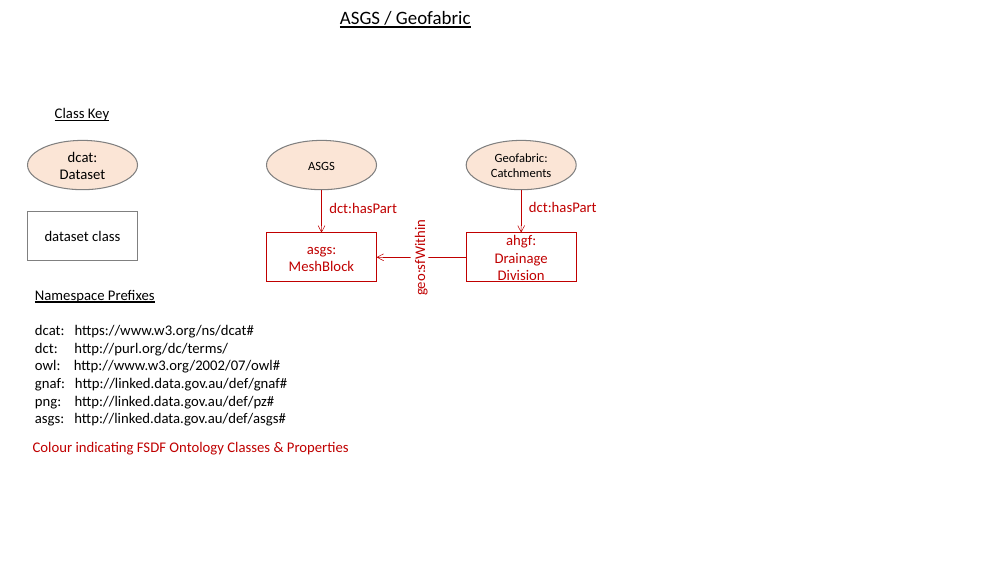
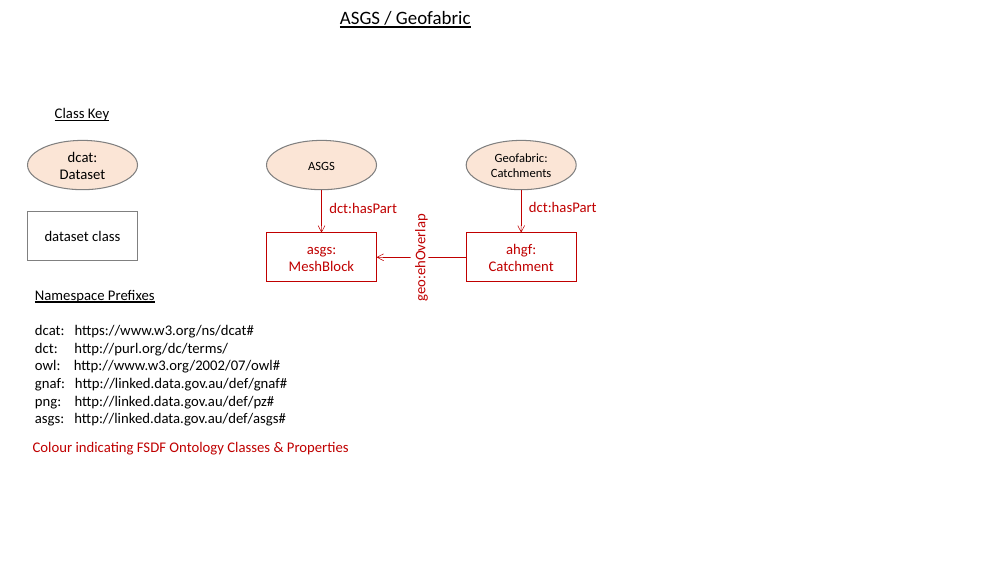
Before and after one commit to GeoscienceAustralia/fsdf-ont, a slide deck: slide 7 of docs/fsdf-ont-images.pptx. Drawn at 1008x567 pixels with LibreOffice and Linux fonts; fonts in the diff are those of the drawing. Boxes give left, top, right and bottom in pixels: in the first picture for what was removed or moved away, otherwise in the second. Text is boxed around its words. In the diff, an @@ line names an element or a change of style, - is before the commit and + after.

Commit message:
geo:emOverlap for AGSG->GeoFab

```diff
--- a/docs/fsdf-ont-images.pptx
+++ b/docs/fsdf-ont-images.pptx
@@ rectangle "geo:ehOverlap": place and size @@
-rectangle "geo:ehOverlap" at bbox=[411, 219, 429, 296]
+rectangle "geo:ehOverlap" at bbox=[410, 214, 428, 302]
@@ text in rectangle at bbox=[411, 222, 429, 300]: text changed @@
-geo:sfWithin
+geo:ehOverlap
@@ text in rectangle at bbox=[489, 243, 554, 271]: text changed @@
-ahgf:
-Drainage
-Division
+ahgf:
+Catchment
```
Also in this commit, not shown: 1 other slide changed, 2 other files.
